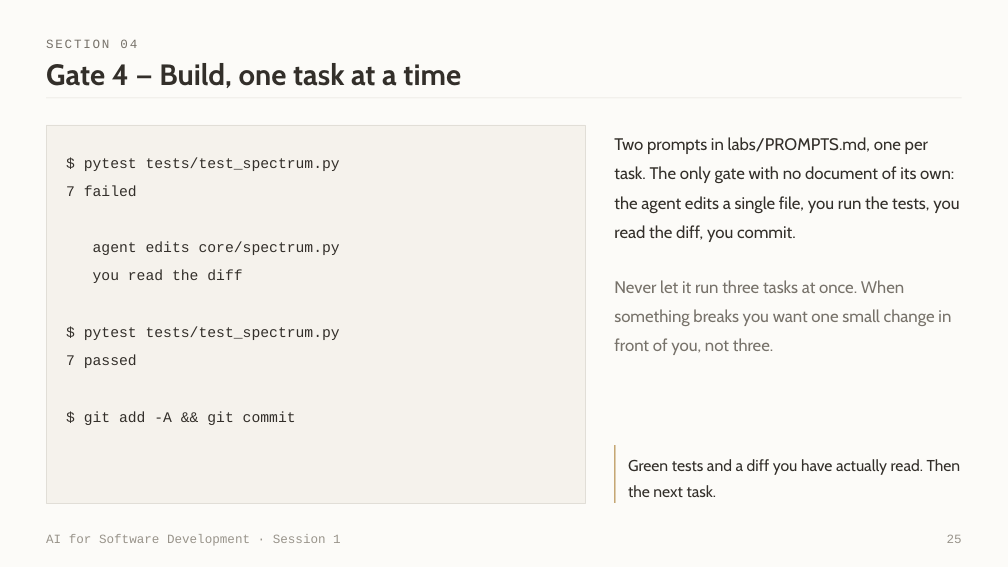
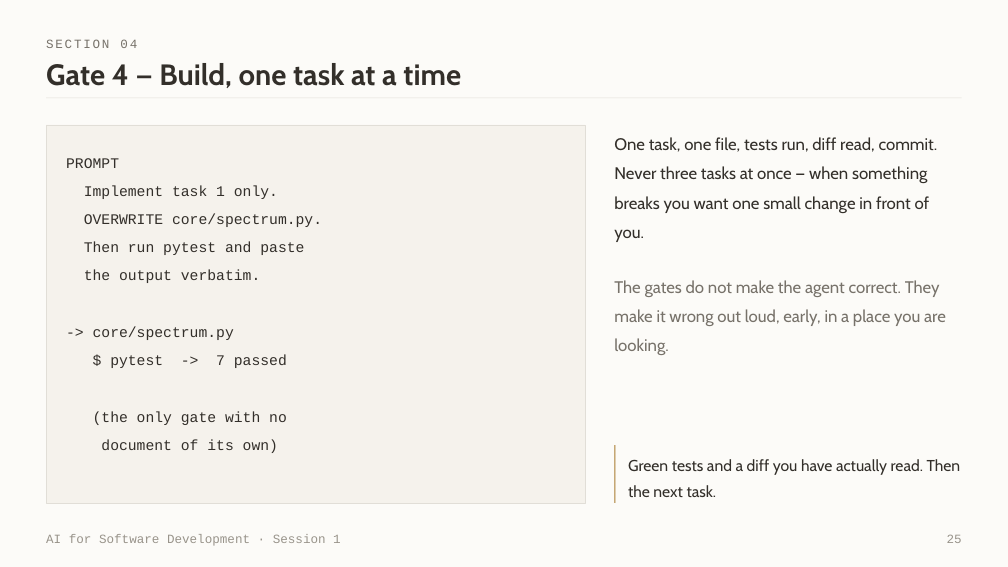
Before and after one commit to witchapong/ai-for-software-dev, a slide deck: slide 25 of slides/Session 1 - Meet Your Agent.pptx. Drawn at 1008x567 pixels with LibreOffice and Linux fonts; fonts in the diff are those of the drawing. Boxes give left, top, right and bottom in pixels: in the first picture for what was removed or moved away, otherwise in the second. Text is boxed around its words. In the diff, an @@ line names an element or a change of style, - is before the commit and + after.

Commit message:
Split the Four Gates: deck teaches the shape, handout carries the steps
#55. The two halves had bled into each other. The lecture's gate slides showed
only the OUTPUT .md and then carried do-this-now instructions in their prose
("Paste the Gate 3 prompt from labs/PROMPTS.md") - which is lab material sitting
in a lecture. Meanwhile Round 2 in the handout, where those instructions belong,
had no scannable per-gate procedure at all: just prose a student has to mine
mid-lab with the clock running.

DECK, slides 22-25 - each gate is now one illustration, prompt above artifact:

    PROMPT
      Read tests/test_spectrum.py.
      WRITE aidlc/requirements.md: a numbered table, each row
      carrying a check that can be run.

    -> aidlc/requirements.md
       | 2 | a tone entered at amplitude 1.0 reads back as 1.0 |

so the room sees what goes in and what comes out of a gate, in one glance.
Gate 1 shows the four questions with no prompt above them, because that is the
point of Gate 1. Gate 4 shows a pytest line where the others show a document,
because it is the gate with no document. The prose is conceptual again; the
pointer to labs/PROMPTS.md stays once, on slide 21, where it is a fact about
the course rather than an instruction.

HANDOUT, Round 2 - every gate opens with the same four-row card:

    | Paste  | the Gate 2 prompt from labs/PROMPTS.md, into a new Cline task |
    | You get| aidlc/requirements.md - a numbered table |
    | Check  | every acceptance criterion could actually fail. Vague ones
               like "appears at 0 Hz" pass broken code - fix them yourself |
    | Then   | reply approved in that same task |

Gate 4 gets two cards, one per task. The existing prose stays underneath for
anyone who wants the reasoning; the card is what you read when you are behind.

Caught by rendering: my slide rewrite reset page: p(0) on all four and I had
not re-run the renumbering pass, so they printed 00 in the corner. Fixed and
re-rendered.

38 slides, validates. Template 56 passed.

```diff
--- a/slides/Session 1 - Meet Your Agent.pptx
+++ b/slides/Session 1 - Meet Your Agent.pptx
@@ text at [614,137,938,242]: text changed @@
-Two prompts in labs/PROMPTS.md, one per task. The only gate with no document of its own: the agent edits a single file, you run the tests, you read the diff, you commit.
+One task, one file, tests run, diff read, commit. Never three tasks at once — when something breaks you want one small change in front of you.
@@ text at [66,158,322,453]: text changed @@
-$ pytest tests/test_spectrum.py
-7 failed
-agent edits core/spectrum.py
-you read the diff
-$ pytest tests/test_spectrum.py
-7 passed
-$ git add -A && git commit
+PROMPT
+Implement task 1 only.
+OVERWRITE core/spectrum.py.
+Then run pytest and paste
+the output verbatim.
+-> core/spectrum.py
+$ pytest -> 7 passed
+(the only gate with no
+document of its own)
@@ text at [614,280,946,355]: text changed @@
-Never let it run three tasks at once. When something breaks you want one small change in front of you, not three.
+The gates do not make the agent correct. They make it wrong out loud, early, in a place you are looking.
```
Also in this commit, not shown: 3 other slides changed, 2 other files.
